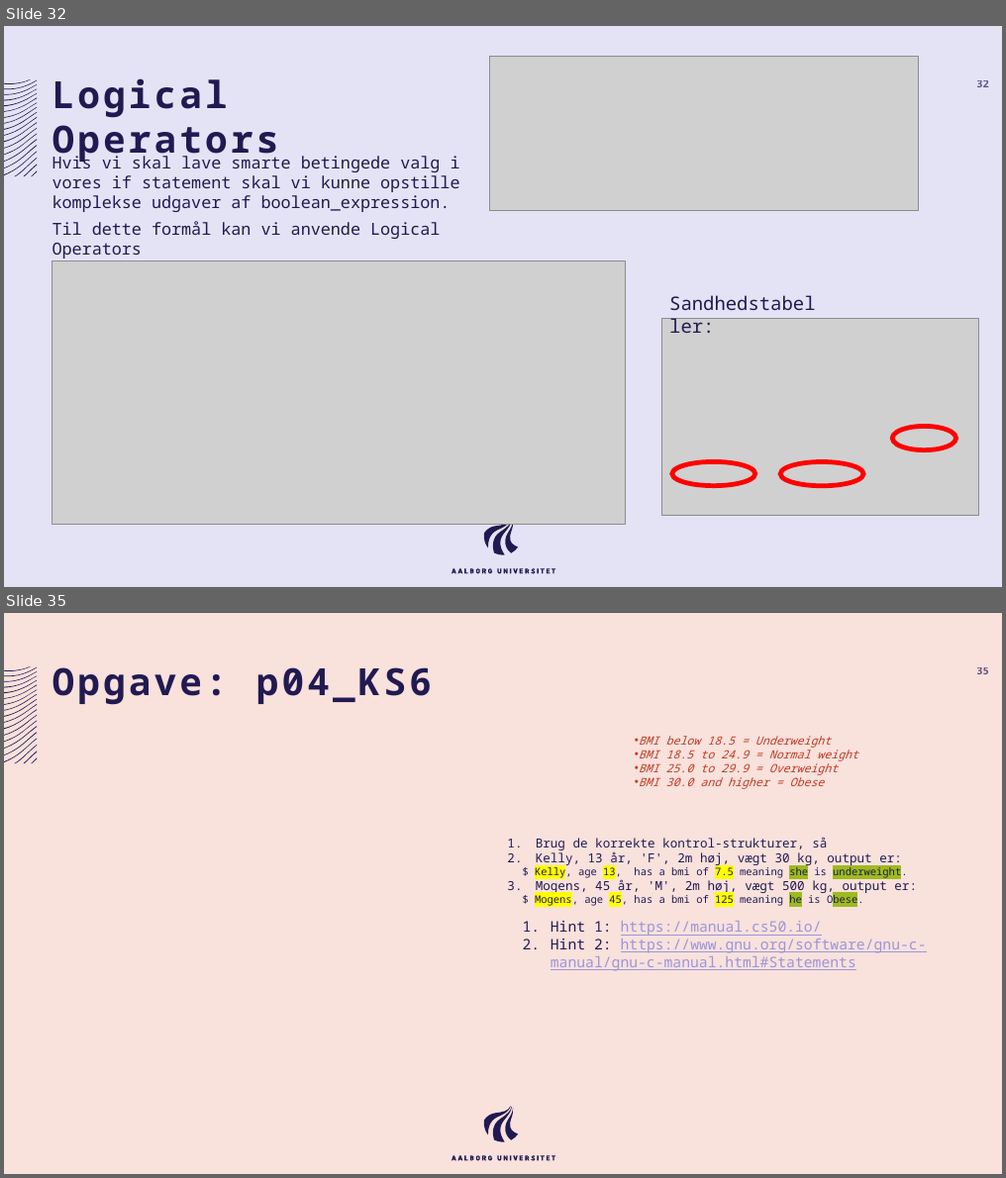
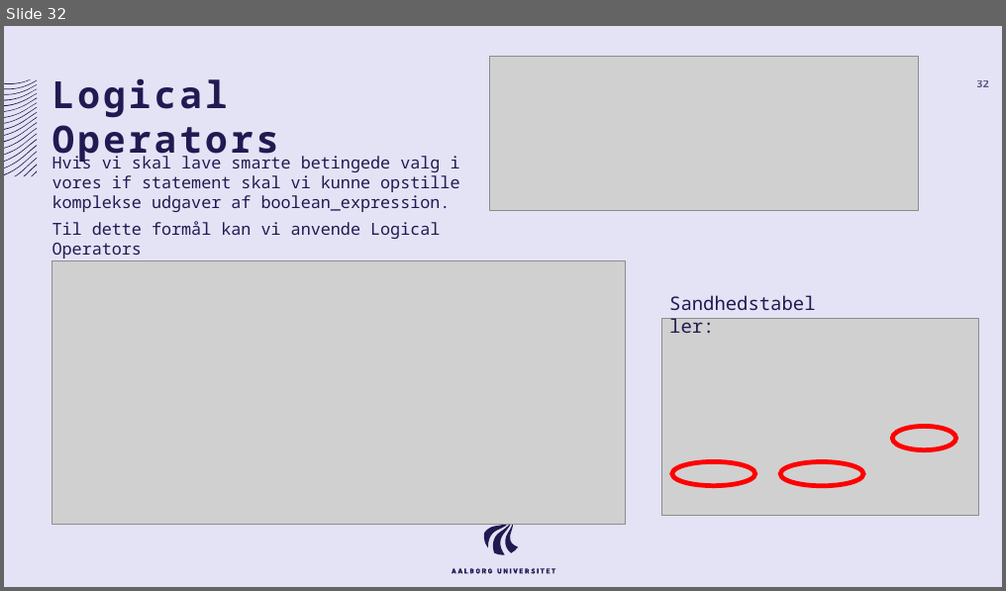
Before and after one commit to AAU-ST1-Programming/selective_kontrolstrukturer, a slide deck: selective_kontrolstrukturer.pptx. Shown one above the other, each under a label of ours: slides 32 and 35 before the commit, slide 32 after it; the slides between them are not shown. The pictures are 1006x1178 and 1006x591 pixels, drawn with LibreOffice and Linux fonts; fonts in the diff are those of the drawing; grey boxes stand for pictures. Boxes give left, top, right and bottom in pixels: in the first picture for what was removed or moved away, otherwise in the second. Text is boxed around its words. In the diff, an @@ line names an element or a change of style, - is before the commit and + after.

```diff
--- a/selective_kontrolstrukturer.pptx
+++ b/selective_kontrolstrukturer.pptx
@@ slide 35 removed at [4,613,1002,1174], background #F9E1DC; not listed: 40 template elements that a slide beside it also shows @@
@@ title removed at [53,667,432,705] @@
-Opgave: p04_KS6
@@ page number removed at [976,667,989,674] @@
-35
@@ text removed at [639,736,858,789] @@
-• BMI below 18.5 = Underweight
-• BMI 18.5 to 24.9 = Normal weight
-• BMI 25.0 to 29.9 = Overweight
-• BMI 30.0 and higher = Obese
@@ text removed at [535,837,927,971] @@
-  1. Brug de korrekte kontrol-strukturer, så
-  2. Kelly, 13 år, 'F', 2m høj, vægt 30 kg, output er:
-    $ Kelly, age 13, has a bmi of 7.5 meaning she is underweight.
-  3. Mogens, 45 år, 'M', 2m høj, vægt 500 kg, output er:
-    $ Mogens, age 45, has a bmi of 125 meaning he is Obese.
-    1. Hint 1: https://manual.cs50.io/
-    2. Hint 2: https://www.gnu.org/software/gnu-c-manual/gnu-c-manual.html#Statements
```
Also in this commit, not shown: 1 slide changed, 4 other slides removed.
